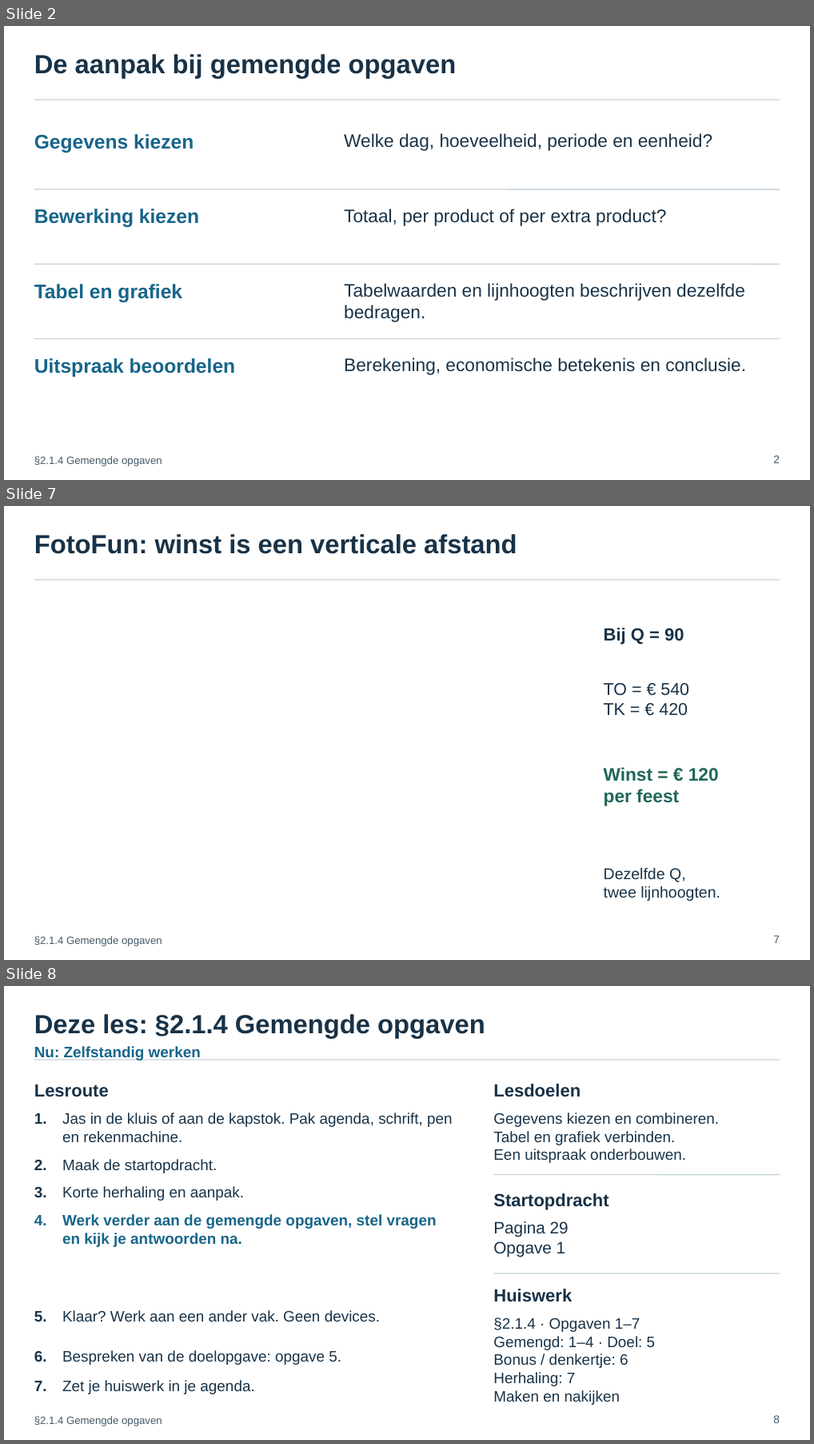
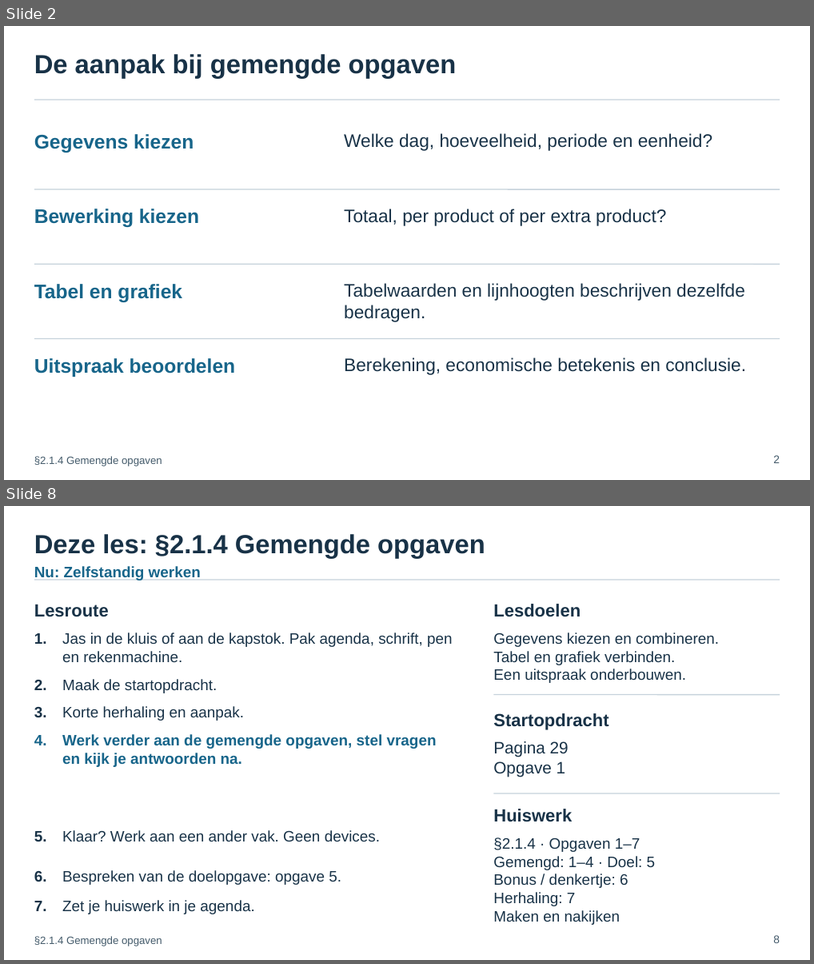
Before and after one commit to meijer1973/4veco-lessen, a slide deck: Boek 2 - Kosten, opbrengsten, elasticiteit en surplus/edities/chat-2026/bronnen/H1/paragrafen/2.1.4 Gemengde opgaven/2.1.4 Gemengde opgaven – presentatie.pptx. Shown one above the other, each under a label of ours: slides 2, 7 and 8 before the commit, slides 2 and 8 after it; the slides between them are not shown. The pictures are 814x1444 and 814x964 pixels, drawn with LibreOffice and Linux fonts; fonts in the diff are those of the drawing. Boxes give left, top, right and bottom in pixels: in the first picture for what was removed or moved away, otherwise in the second. Text is boxed around its words. In the diff, an @@ line names an element or a change of style, - is before the commit and + after.

```diff
--- a/Boek 2 - Kosten, opbrengsten, elasticiteit en surplus/edities/chat-2026/bronnen/H1/paragrafen/2.1.4 Gemengde opgaven/2.1.4 Gemengde opgaven – presentatie.pptx
+++ b/Boek 2 - Kosten, opbrengsten, elasticiteit en surplus/edities/chat-2026/bronnen/H1/paragrafen/2.1.4 Gemengde opgaven/2.1.4 Gemengde opgaven – presentatie.pptx
@@ slide 7 removed at bbox=[4, 506, 810, 960], background #FFFFFF @@
@@ text removed at bbox=[34, 534, 517, 554] @@
-FotoFun: winst is een verticale afstand
@@ line removed from (34, 580) to (780, 580) @@
@@ text removed at bbox=[604, 628, 684, 644] @@
-Bij Q = 90
@@ text removed at bbox=[604, 683, 690, 715] @@
-TO = € 540
-TK = € 420
@@ text removed at bbox=[604, 767, 719, 806] @@
-Winst = € 120
-per feest
@@ text removed at bbox=[604, 868, 721, 900] @@
-Dezelfde Q,
-twee lijnhoogten.
@@ text removed at bbox=[34, 936, 162, 946] @@
-§2.1.4 Gemengde opgaven
@@ text removed at bbox=[774, 935, 780, 943] @@
-7
```
Also in this commit, not shown: 4 slides changed, 1 slide added, 2 other files.
